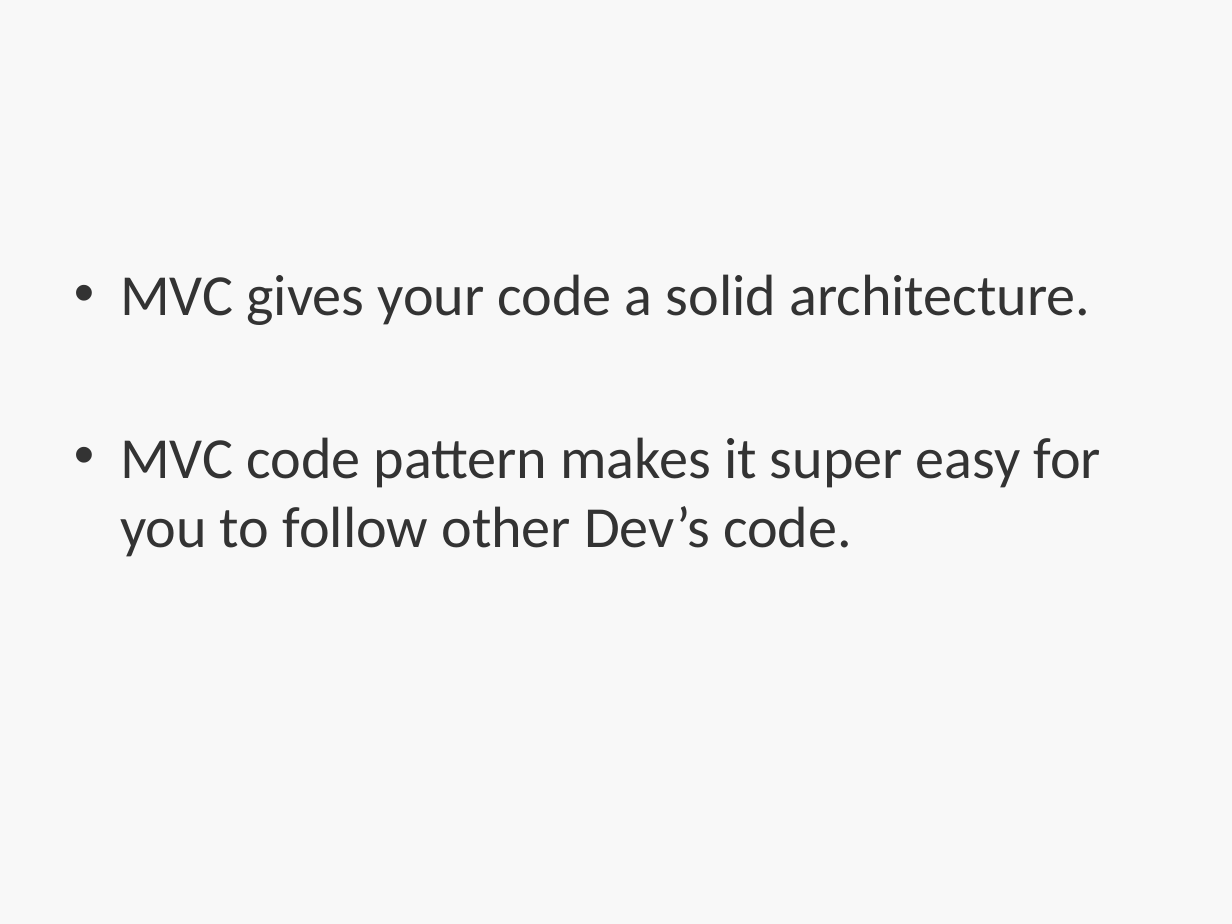
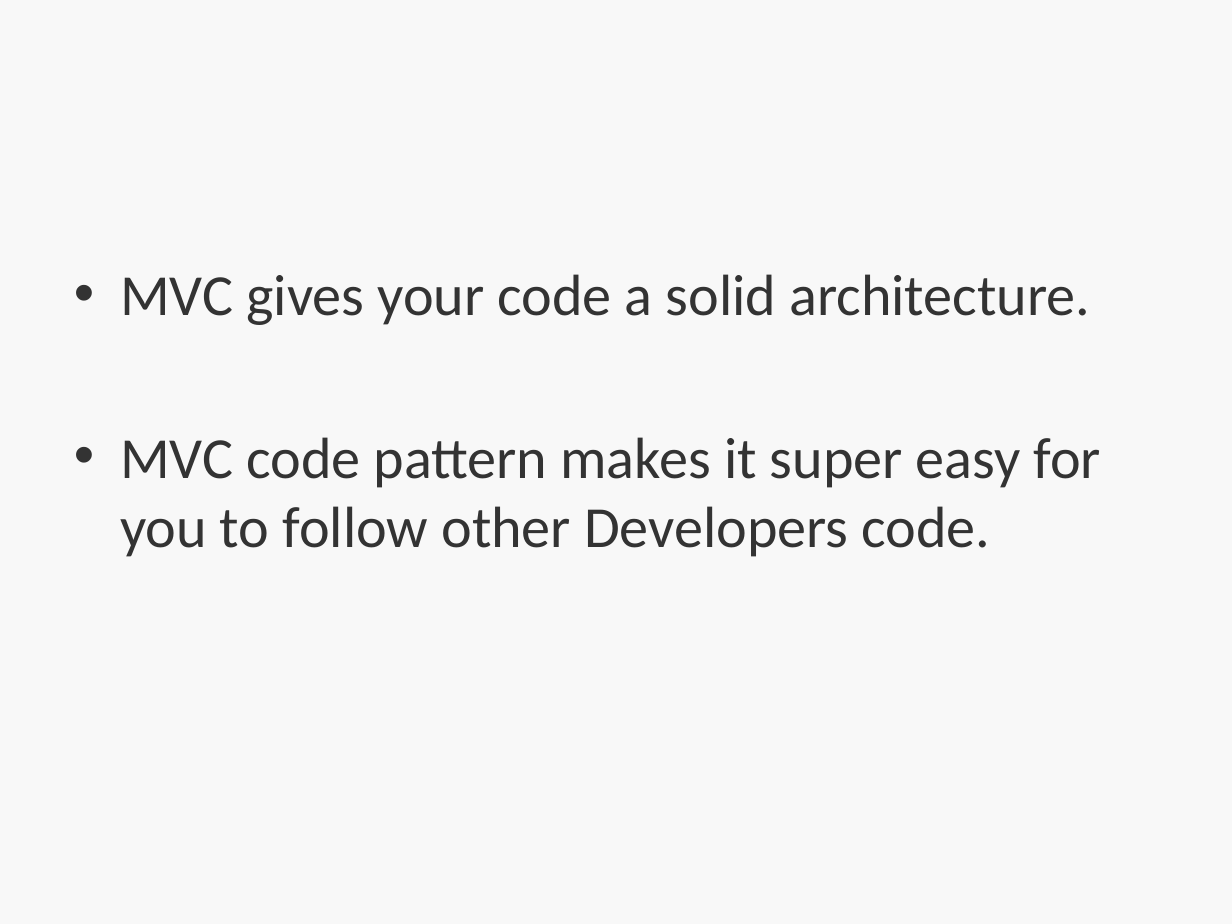
Before and after one commit to bootcoder/lectures, a slide deck: slide 2 of 1phase/mvc-single-res/HT-MVC.pptx. Drawn at 1232x924 pixels with LibreOffice and Linux fonts; fonts in the diff are those of the drawing; background and template pictures are left out. Boxes give left, top, right and bottom in pixels: in the first picture for what was removed or moved away, otherwise in the second. Text is boxed around its words. In the diff, an @@ line names an element or a change of style, - is before the commit and + after.

```diff
--- a/1phase/mvc-single-res/HT-MVC.pptx
+++ b/1phase/mvc-single-res/HT-MVC.pptx
@@ text at bbox=[120, 437, 1101, 557]: text changed @@
-• MVC code pattern makes it super easy for you to follow other Dev’s code.
+• MVC code pattern makes it super easy for you to follow other Developers code.
```
Also in this commit, not shown: 5 other slides changed, 2 slides added, 1 other file.
